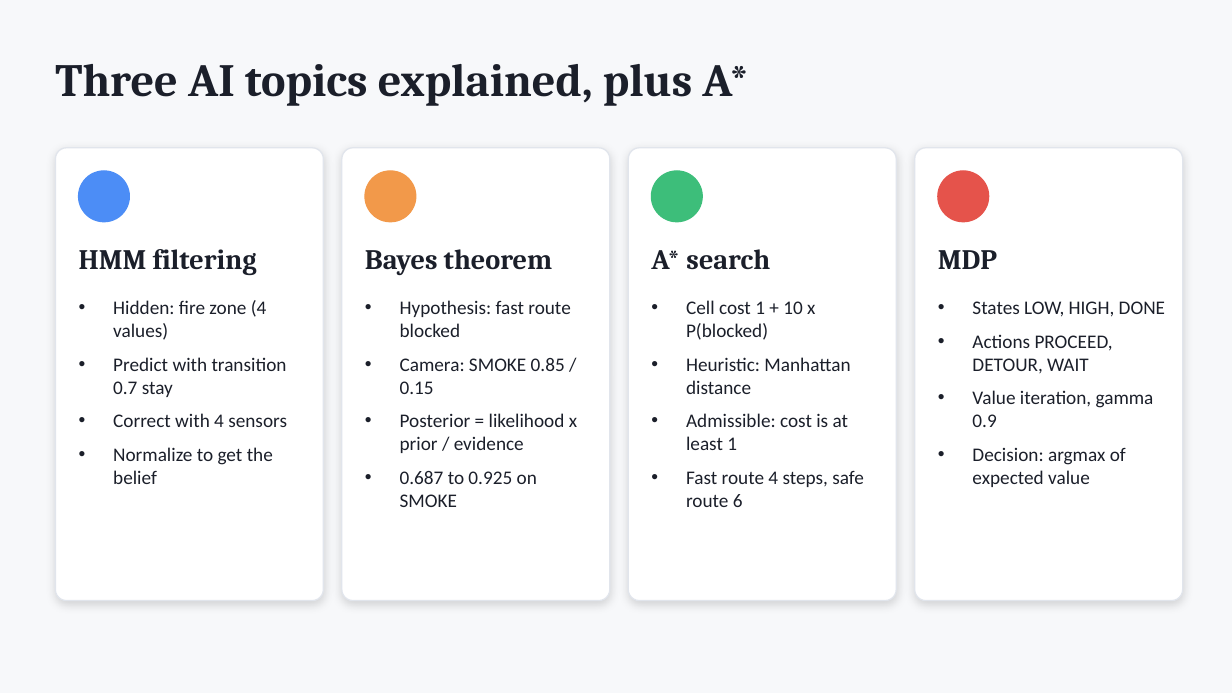
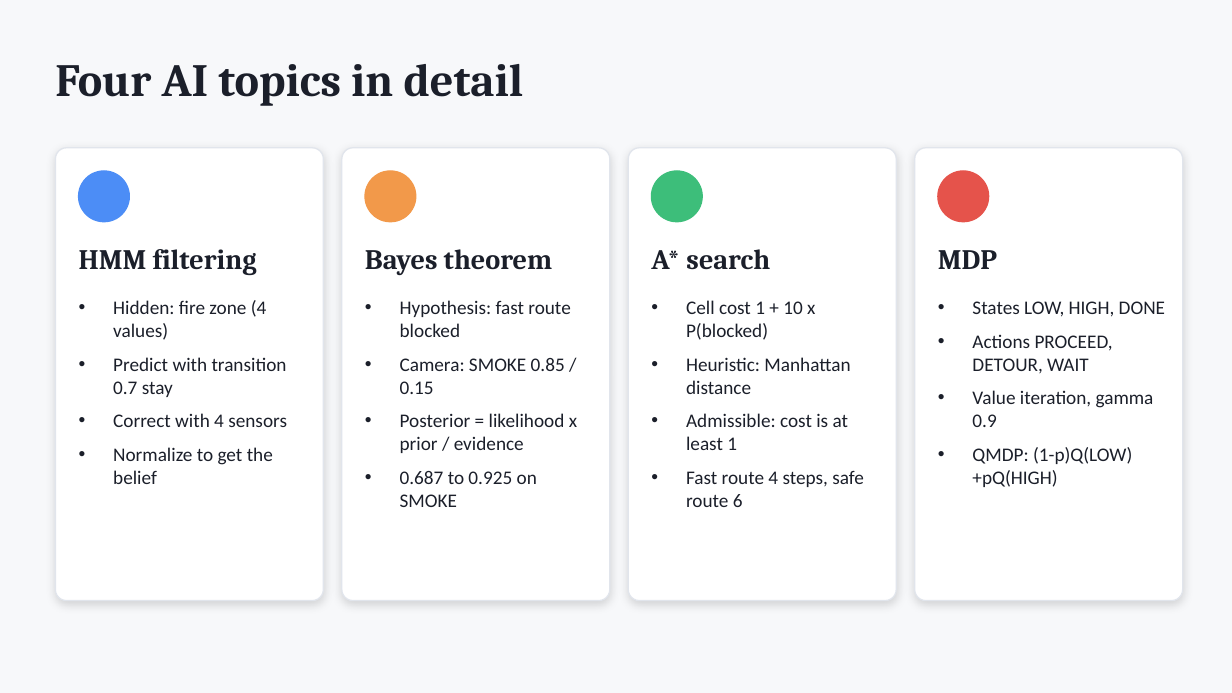
Before and after one commit to eerier79/evacuation-ai-assistant, a slide deck: slide 3 of docs/Presentation.pptx (slide 4 before the commit). Drawn at 1232x693 pixels with LibreOffice and Linux fonts; fonts in the diff are those of the drawing. Boxes give left, top, right and bottom in pixels: in the first picture for what was removed or moved away, otherwise in the second. Text is boxed around its words. In the diff, an @@ line names an element or a change of style, - is before the commit and + after.

```diff
--- a/docs/Presentation.pptx
+++ b/docs/Presentation.pptx
@@ text at (55, 64, 524, 106): text changed @@
-Three AI topics explained, plus A*
+Four AI topics in detail
@@ text at (972, 447, 1132, 487): text changed @@
-• Decision: argmax of expected value
+• QMDP: (1-p)Q(LOW)+pQ(HIGH)
```
Also in this commit, not shown: 4 other slides changed, 2 slides added, 2 slides removed, 36 other files.
